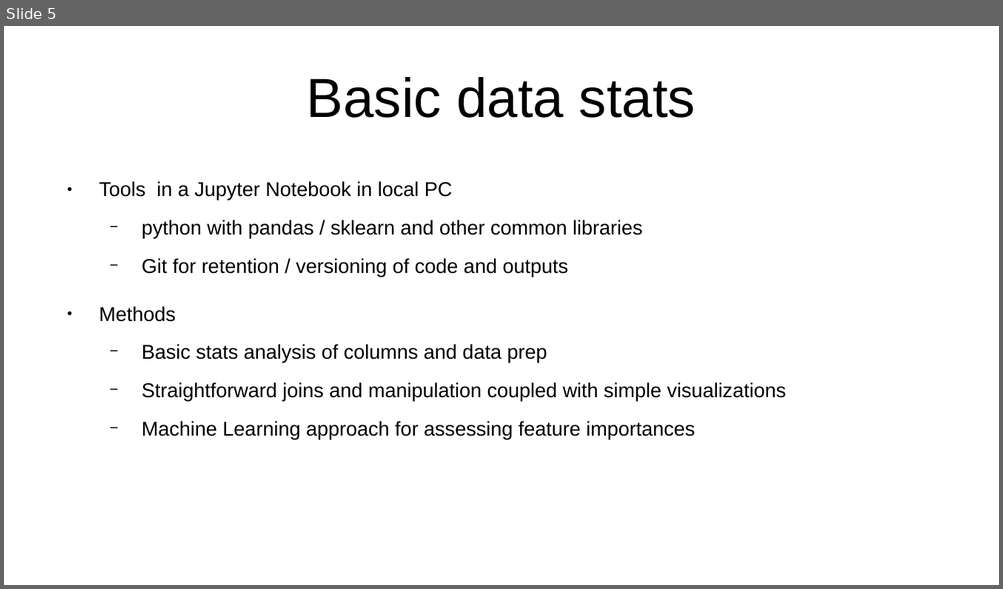
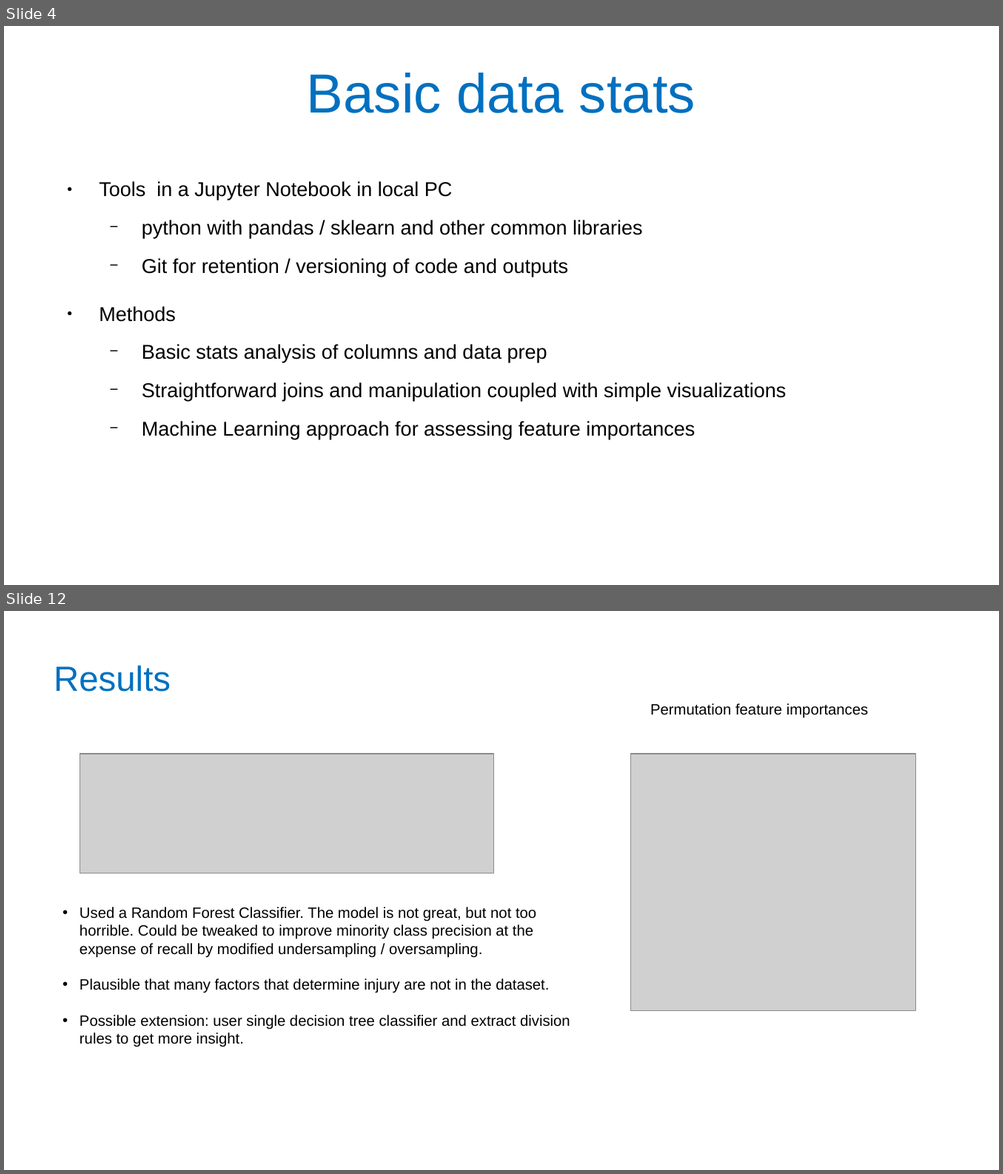
Before and after one commit to melancurion/Traffic_Data_Study, a slide deck: presentation/Traffic_Data_Study.pptx. Shown one above the other, each under a label of ours: slide 5 before the commit, slides 4 and 12 after it; the slides between them are not shown. The pictures are 1003x589 and 1003x1174 pixels, drawn with LibreOffice and Linux fonts; fonts in the diff are those of the drawing; grey boxes stand for pictures. Boxes give left, top, right and bottom in pixels: in the first picture for what was removed or moved away, otherwise in the second. Text is boxed around its words. In the diff, an @@ line names an element or a change of style, - is before the commit and + after.

```diff
--- a/presentation/Traffic_Data_Study.pptx
+++ b/presentation/Traffic_Data_Study.pptx
@@ slide 12 added at (4, 611, 999, 1170), background #FFFFFF @@
@@ title added at (54, 665, 170, 692), 28 pt, text #0070C0 @@
+Results
@@ text added at (650, 703, 868, 718), 12 pt, text #000000 @@
+Permutation feature importances
@@ picture added at (79, 754, 494, 873) @@
@@ picture added at (632, 754, 916, 1011) @@
@@ text added at (79, 907, 570, 1048), 12 pt, text #000000 @@
+• Used a Random Forest Classifier. The model is not great, but not too horrible. Could be tweaked to improve minority class precision at the expense of recall by modified undersampling / oversampling.
+• Plausible that many factors that determine injury are not in the dataset.
+• Possible extension: user single decision tree classifier and extract division rules to get more insight.
@@ what was slide 5 is now slide 4 @@
@@ slide 4 changed as well @@
@@ title "Basic data stats" at (307, 73, 695, 113): text colour #000000 to #0070C0; line spacing 1 to 0.9 @@
```
Also in this commit, not shown: 3 other slides changed, 11 other slides added, 1 slide removed, 4 other files.
